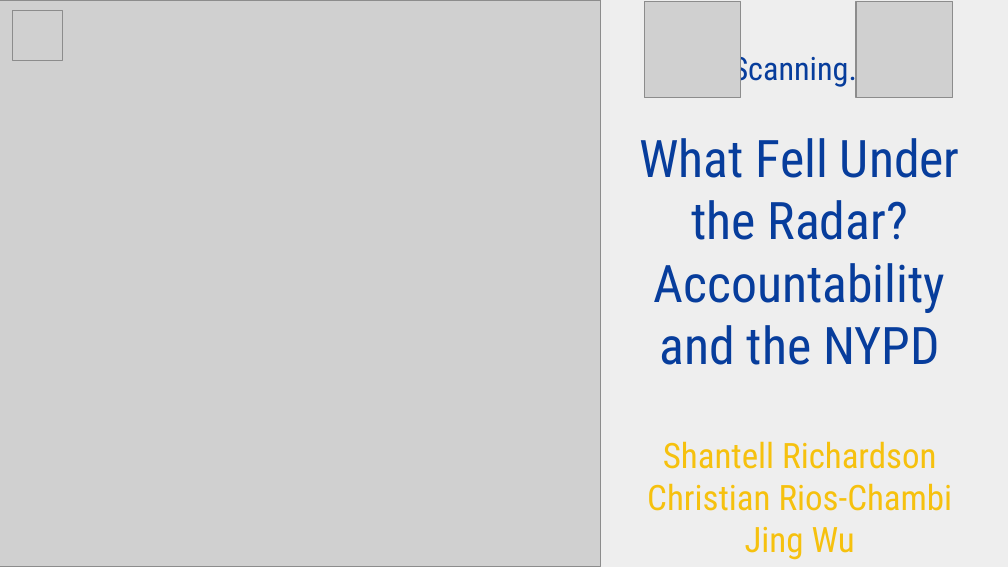
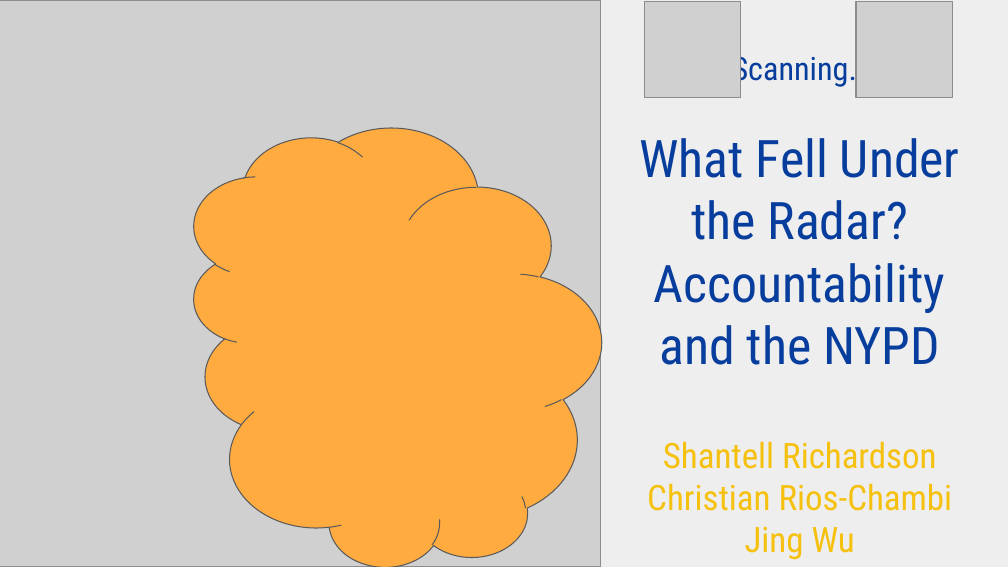
Before and after one commit to jw13git/policedata_analysis, a slide deck: slide 1 of Police Presentation.pptx. Drawn at 1008x567 pixels with LibreOffice and Linux fonts; fonts in the diff are those of the drawing; grey boxes stand for pictures. Boxes give left, top, right and bottom in pixels: in the first picture for what was removed or moved away, otherwise in the second. Text is boxed around its words. In the diff, an @@ line names an element or a change of style, - is before the commit and + after.

```diff
--- a/Police Presentation.pptx
+++ b/Police Presentation.pptx
@@ picture removed at bbox=[12, 10, 62, 60] @@
@@ cloud added at bbox=[192, 128, 600, 566], fill #FFAB40, outline #595959 0.75 pt @@
```
